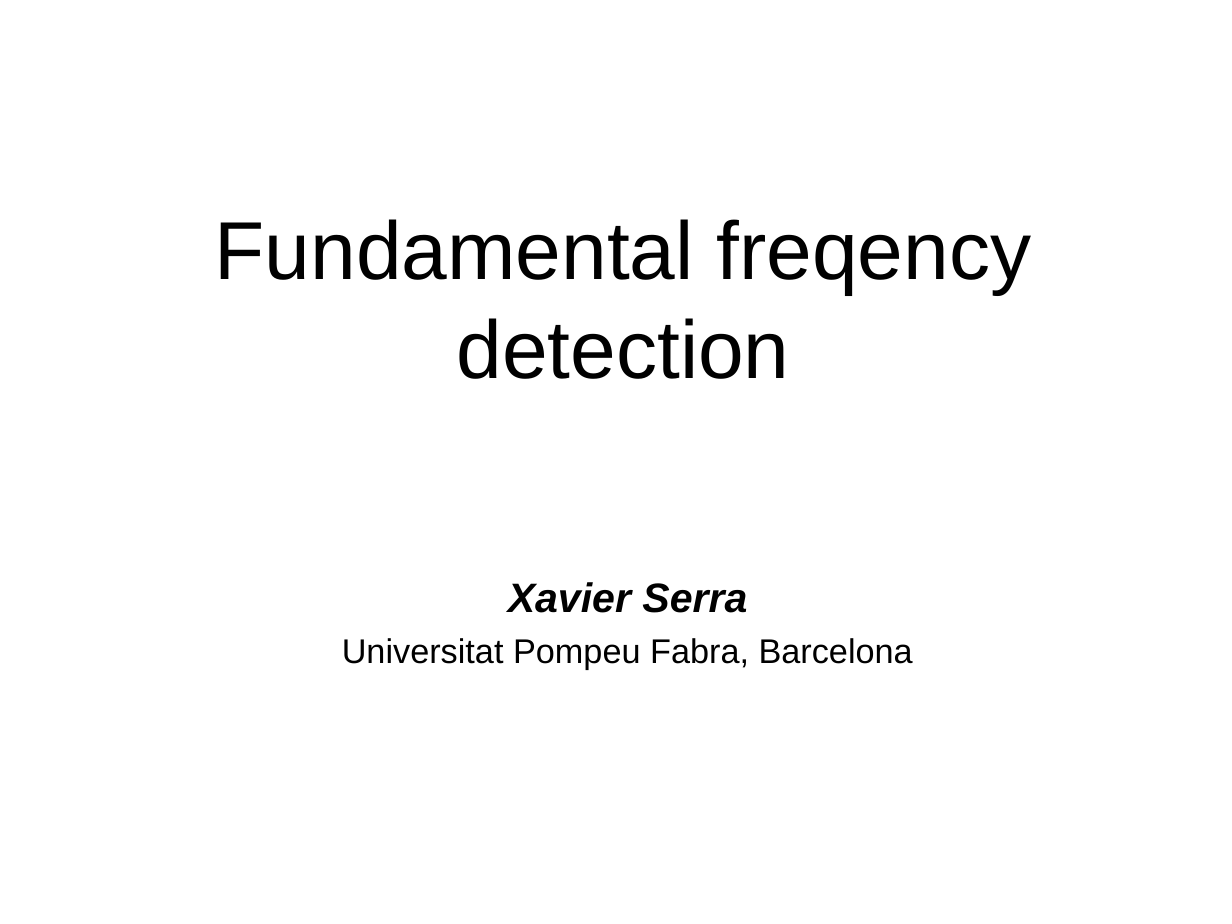
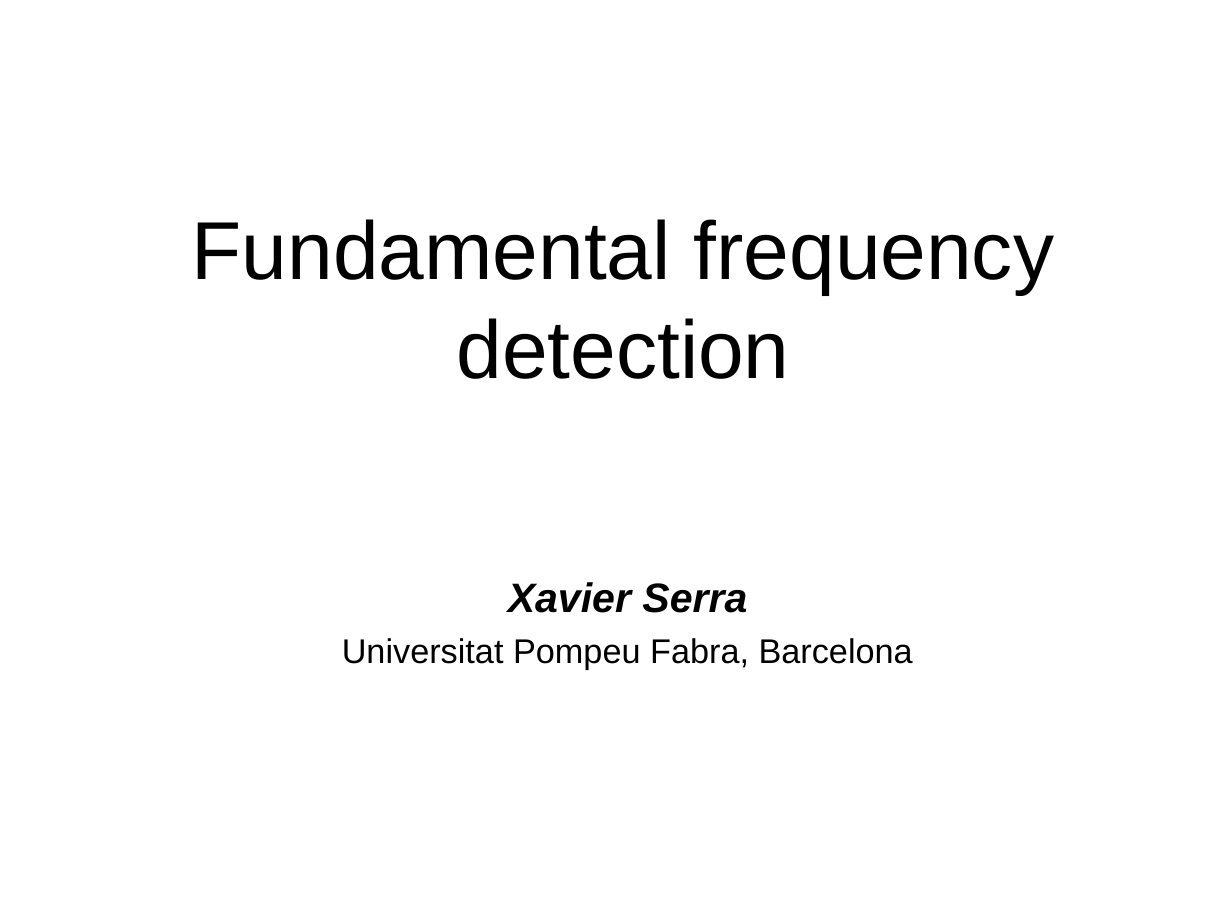
Before and after one commit to MTG/sms-tools, a slide deck: slide 1 of lectures/6-Harmonic-model/F0-detection.odp. Drawn at 1232x924 pixels with LibreOffice and Linux fonts; fonts in the diff are those of the drawing. Boxes give left, top, right and bottom in pixels: in the first picture for what was removed or moved away, otherwise in the second. Text is boxed around its words. In the diff, an @@ line names an element or a change of style, - is before the commit and + after.

```diff
--- a/lectures/6-Harmonic-model/F0-detection.odp
+++ b/lectures/6-Harmonic-model/F0-detection.odp
@@ title at bbox=[192, 219, 1054, 379]: text changed @@
-Fundamental freqency detection
+Fundamental frequency detection
```
Also in this commit, not shown: 6 other slides changed, 6 slides added, 4 slides removed, 29 other files.
